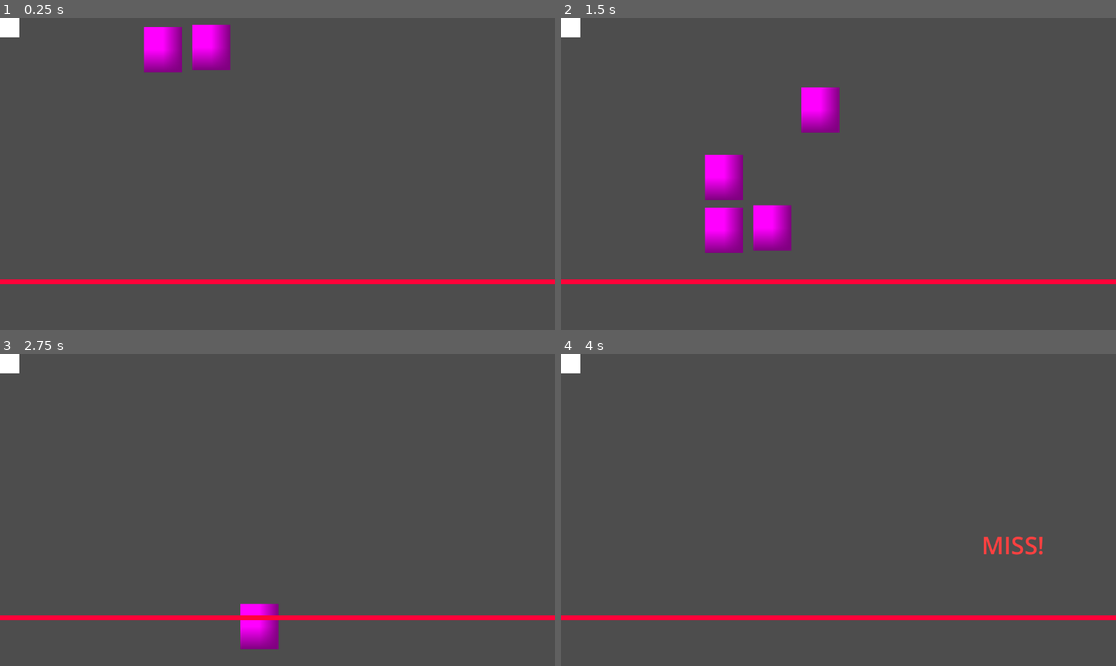
Above: before the commit, frames 1-4 (two rows, left to right).
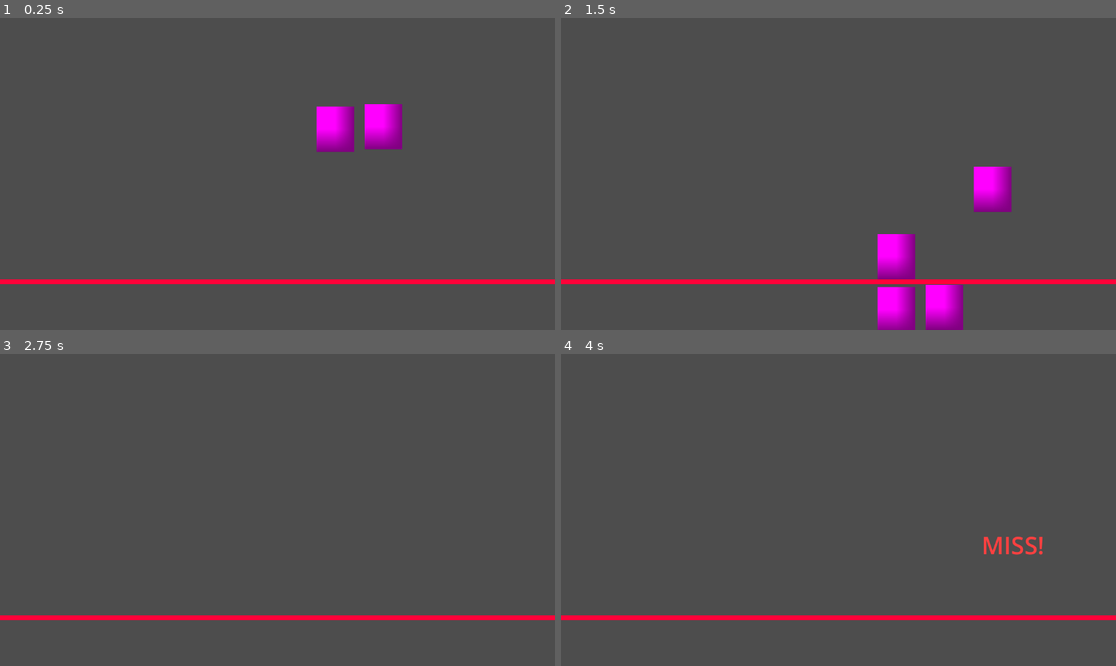
Above: after the commit, the same moments.

Repository: Jae7777/Wind-Tempo
Game: Godot game, scene res://CoreGameplay/main.tscn
Same seed, same stepped clock (60 frames per second), same inputs: the game is played once before the commit and once after it. Sound files missing from this copy of the repository are replaced by a short silence.
Inputs:
- Up to frame 1 (0.25 s): no input
- Up to frame 2 (1.5 s): tap Enter (ui_accept) at 0.5, 0.77 s
- Up to frame 3 (2.75 s): tap Enter (ui_accept) at 1.52 s
- Up to frame 4 (4 s): tap Enter (ui_accept) at 3.02, 3.77 s

The runs differ from the first frame. In frame 1, 4.2% of the frame differs, in the area x 0-73%, y 0-43%; in frame 2, 8.1%, in the area x 0-82%, y 0-100%; in frame 3, 1.1%; in frame 4, 0.2%.

Commit message:
Added new Song Chart for testing. Modified Note, NoteSpawner, and main scene

Diff:
--- /dev/null
+++ b/wind-tempo/Charts/song2.json
@@ -0,0 +1,15 @@
+[gd_resource type="JSON" format=3 uid="uid://qflyna712jg6"]
+
+[resource]
+data = {
+"notes": [{
+"lane": 1.0,
+"time": 0.5
+}, {
+"lane": 2.0,
+"time": 1.0
+}, {
+"lane": 0.0,
+"time": 1.5
+}]
+}
--- a/wind-tempo/CoreGameplay/Note.tscn
+++ b/wind-tempo/CoreGameplay/Note.tscn
@@ -8,6 +8,6 @@
 script = ExtResource("1_c8uvb")
 
 [node name="Sprite2D" type="Sprite2D" parent="."]
-position = Vector2(38.75, 46.25)
+position = Vector2(395.99997, 210.99998)
 scale = Vector2(78.5, 93.5)
 texture = SubResource("PlaceholderTexture2D_c8uvb")
--- a/wind-tempo/CoreGameplay/NoteSpawner.gd
+++ b/wind-tempo/CoreGameplay/NoteSpawner.gd
@@ -1,46 +1,100 @@
 extends Node
 
+# --- CONFIGURABLE VARIABLES ---
 @export var note_scene: PackedScene
 @export var spawn_y: float = -50.0
 @export var hit_line_y: float = 600.0
 @export var note_speed: float = 300.0
-@export var lanes: Array[float] = [300.0, 400.0, 500.0] # x positions of lanes
-@export var chart_file: String = "res://charts/song1.json"
+@export var lanes: Array[float] = [300.0, 400.0, 500.0]
+@export var song_name: String = "song1" # Base name for .ogg + .json files
 
+# --- INTERNALS ---
 @onready var music_player: AudioStreamPlayer2D = $"../Music"
 
 var chart: Array = []
 var note_index: int = 0
-var travel_time: float
+var travel_time: float = 0.0
+var is_chart_loaded: bool = false
 
-func _ready():
+func _ready() -> void:
+	# Compute how long a note takes to reach hit line
 	travel_time = (hit_line_y - spawn_y) / note_speed
-	_load_chart(chart_file)
-	music_player.play()
+
+	var chart_path = "res://charts/%s.json" % song_name
+	var song_path = "res://songs/%s.ogg" % song_name
+
+	print("\n[NoteSpawner] Initializing song:", song_name)
+	print("[NoteSpawner] Travel time:", travel_time)
+
+	# Load data
+	_load_chart(chart_path)
+	_load_song(song_path)
+
+	# Only start playback if everything loaded correctly
+	if is_chart_loaded and music_player.stream:
+		print("[NoteSpawner] Starting song after delay of %.2f s" % travel_time)
+		music_player.play(travel_time)
+	else:
+		push_error("Cannot start song — chart or audio missing.")
+
 
 func _process(delta: float) -> void:
-	if music_player.playing and note_index < chart.size():
-		var song_time = music_player.get_playback_position()
-		var next_note = chart[note_index]
+	if not is_chart_loaded or note_index >= chart.size():
+		return
 
-		# Spawn early so the note reaches hit line exactly on time
-		if song_time >= next_note.time - travel_time:
-			spawn_note(next_note.lane)
-			note_index += 1
+	var song_time := music_player.get_playback_position()
+	var next_note: Dictionary = chart[note_index]
 
-func spawn_note(lane: int):
-	if note_scene and lane >= 0 and lane < lanes.size():
-		var note = note_scene.instantiate()
-		note.position = Vector2(lanes[lane], spawn_y)
-		add_child(note)
+	var note_time: float = float(next_note.get("time", 0.0))
+	var lane: int = int(next_note.get("lane", 0))
 
-func _load_chart(path: String):
-	var file = FileAccess.open(path, FileAccess.READ)
-	if file:
-		var data = JSON.parse_string(file.get_as_text())
-		if typeof(data) == TYPE_DICTIONARY and data.has("notes"):
-			chart = data["notes"]
-		else:
-			push_error("Invalid chart file format")
+	# Spawn early so note reaches hit line on beat
+	if song_time >= note_time - travel_time:
+		spawn_note(lane)
+		note_index += 1
+
+
+func spawn_note(lane: int) -> void:
+	if not note_scene:
+		push_error("Note scene not assigned.")
+		return
+
+	if lane < 0 or lane >= lanes.size():
+		push_warning("Invalid lane index: %d" % lane)
+		return
+
+	var note := note_scene.instantiate()
+	note.position = Vector2(lanes[lane], spawn_y)
+	note.add_to_group("note")
+	add_child(note)
+
+	print("[NoteSpawner] Spawned note at lane %d (y = %.1f)" % [lane, spawn_y])
+
+
+func _load_chart(path: String) -> void:
+	if not FileAccess.file_exists(path):
+		push_error("Chart file not found: %s" % path)
+		return
+
+	var file := FileAccess.open(path, FileAccess.READ)
+	if not file:
+		push_error("Could not open chart file: %s" % path)
+		return
+
+	var parsed: Variant = JSON.parse_string(file.get_as_text())
+	if typeof(parsed) == TYPE_DICTIONARY and parsed.has("notes"):
+		chart = parsed["notes"]
+		is_chart_loaded = true
+		print("[NoteSpawner] Loaded chart '%s' with %d notes" % [path, chart.size()])
 	else:
-		push_error("Could not load chart file: %s" % path)
+		push_error("Invalid chart format in: %s" % path)
+
+
+func _load_song(path: String) -> void:
+	if not ResourceLoader.exists(path):
+		push_error("Song file not found: %s" % path)
+		return
+
+	var song := load(path)
+	music_player.stream = song
+	print("[NoteSpawner] Loaded song:", path)
--- a/wind-tempo/CoreGameplay/main.tscn
+++ b/wind-tempo/CoreGameplay/main.tscn
@@ -7,10 +7,6 @@
 
 [node name="Main" type="Node2D"]
 script = ExtResource("1_am64m")
-
-[node name="ColorRect" type="ColorRect" parent="."]
-offset_right = 40.0
-offset_bottom = 40.0
 
 [node name="NoteSpawner" type="Node2D" parent="."]
 script = ExtResource("1_kti2m")
@@ -34,4 +30,5 @@
 vertical_alignment = 1
 
 [node name="Music" type="AudioStreamPlayer2D" parent="."]
+position = Vector2(41, 308)
 stream = ExtResource("4_am64m")
